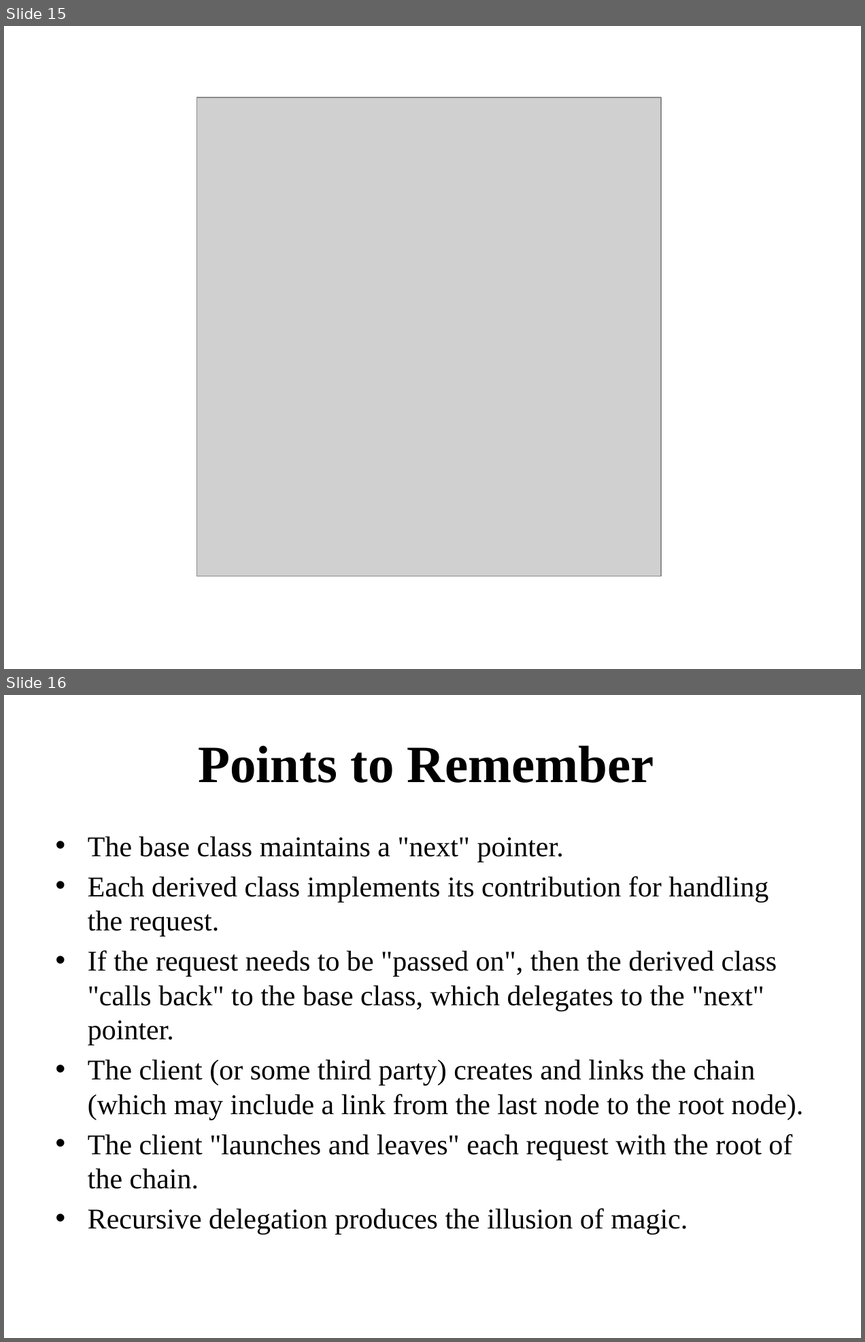
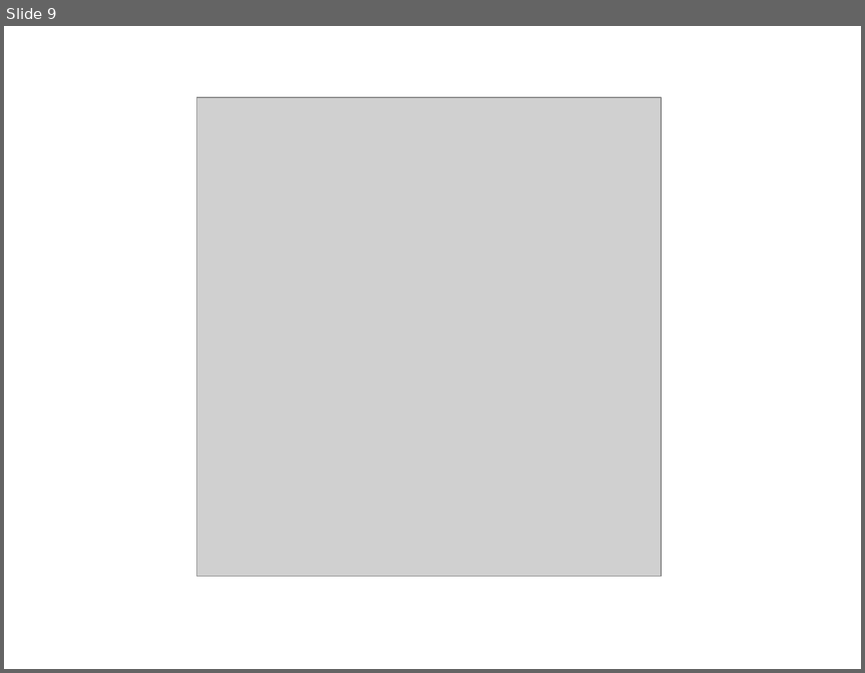
Before and after one commit to KuntanSutar/Swabhav-Techlabs, a slide deck: Presentation/Kuntan Sutar - Chain of Responsibility Pattern.pptx. Shown one above the other, each under a label of ours: slides 15 and 16 before the commit, slide 9 after it. The pictures are 865x1342 and 865x673 pixels, drawn with LibreOffice and Linux fonts; fonts in the diff are those of the drawing; grey boxes stand for pictures. Boxes give left, top, right and bottom in pixels: in the first picture for what was removed or moved away, otherwise in the second. Text is boxed around its words. In the diff, an @@ line names an element or a change of style, - is before the commit and + after.

```diff
--- a/Presentation/Kuntan Sutar - Chain of Responsibility Pattern.pptx
+++ b/Presentation/Kuntan Sutar - Chain of Responsibility Pattern.pptx
@@ slide 16 removed at box(4, 695, 861, 1338), background #FFFFFF @@
@@ title removed at box(198, 745, 654, 783) @@
-Points to Remember
@@ text removed at box(88, 836, 803, 1234) @@
-• The base class maintains a "next" pointer.
-• Each derived class implements its contribution for handling the request.
-• If the request needs to be "passed on", then the derived class "calls back" to the base class, which delegates to the "next" pointer.
-• The client (or some third party) creates and links the chain (which may include a link from the last node to the root node).
-• The client "launches and leaves" each request with the root of the chain.
-• Recursive delegation produces the illusion of magic.
@@ what was slide 15 is now slide 9 @@
```
Also in this commit, not shown: 5 slides changed, 3 slides added, 2 other slides removed, 34 other files.
